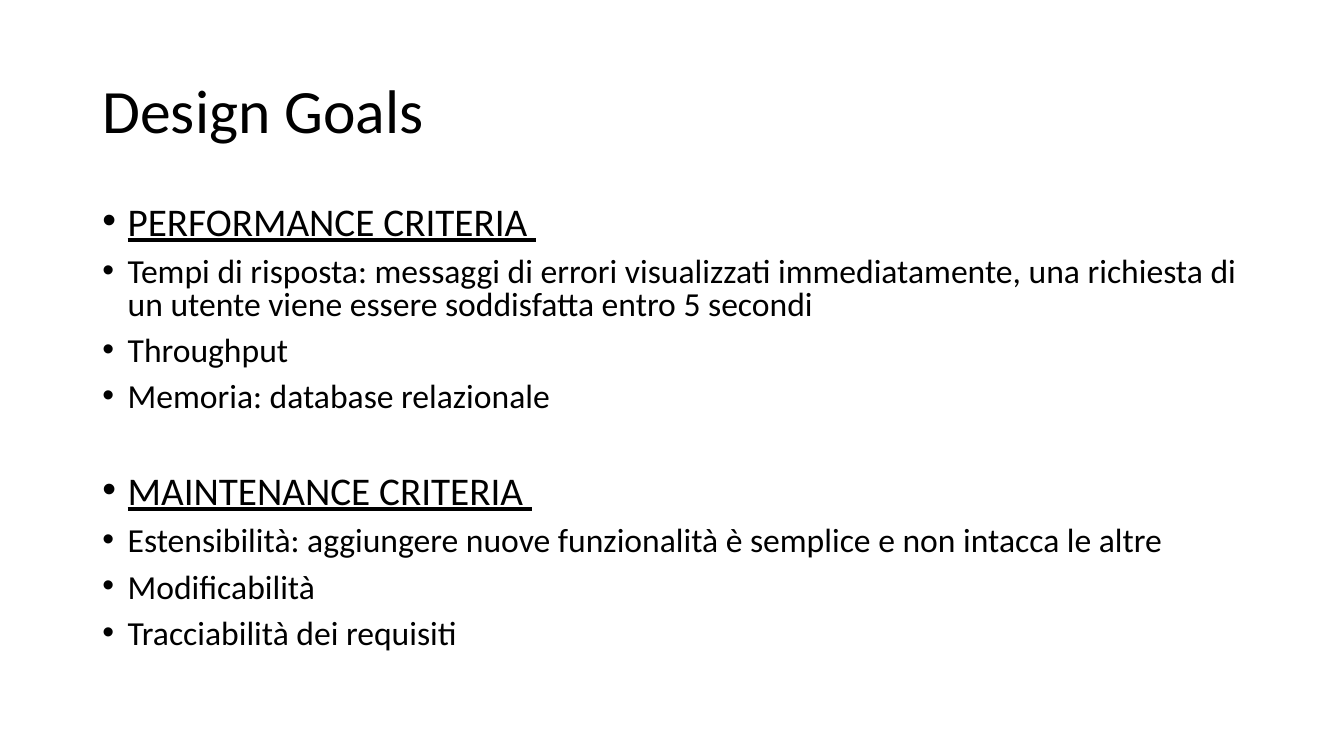
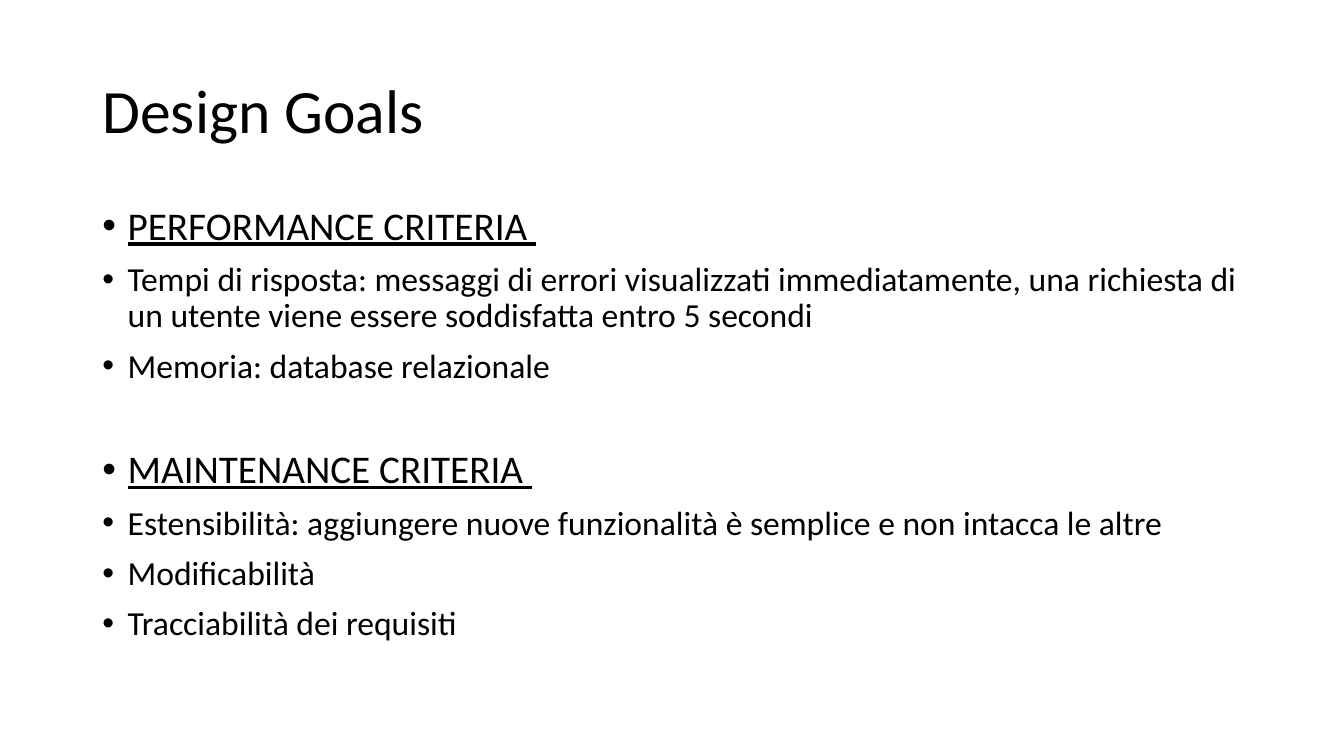
Before and after one commit to annafe/vviser-unisa, a slide deck: slide 2 of wiki/presentazione/SDD - Mavi.pptx. Drawn at 1344x756 pixels with LibreOffice and Linux fonts; fonts in the diff are those of the drawing. Boxes give left, top, right and bottom in pixels: in the first picture for what was removed or moved away, otherwise in the second. Text is boxed around its words. In the diff, an @@ line names an element or a change of style, - is before the commit and + after.

```diff
--- a/wiki/presentazione/SDD - Mavi.pptx
+++ b/wiki/presentazione/SDD - Mavi.pptx
@@ text "PERFORMANCE CRITERIA" at (128,214,1236,641): line spacing 0.8 to 0.9 @@
@@ text at (128,338,288,368): paragraph removed @@
-• Throughput
```
Also in this commit, not shown: 5 other slides changed.
